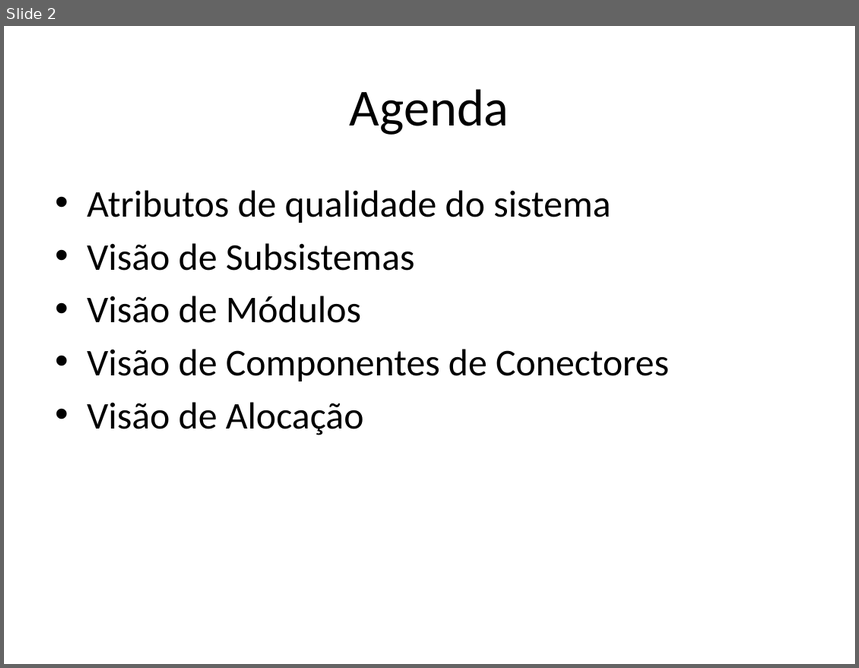
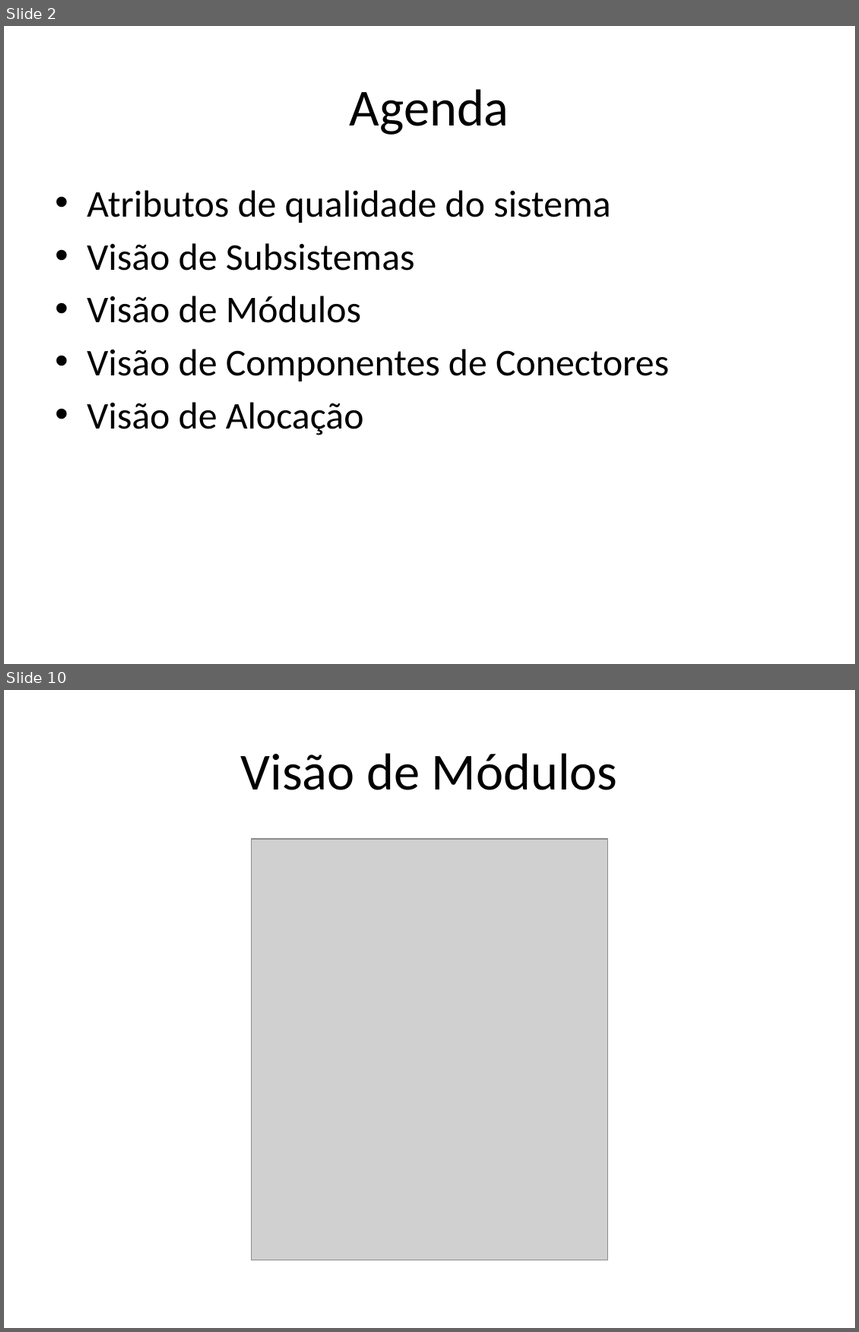
Before and after one commit to amslv/SIGEAS, a slide deck: 01-SISTEMA/02-ANALISE E PROJETO/ARQ-Documento de Arquitetura.pptx. Shown one above the other, each under a label of ours: slide 2 before the commit, slides 2 and 10 after it; the slides between them are not shown. The pictures are 859x668 and 859x1332 pixels, drawn with LibreOffice and Linux fonts; fonts in the diff are those of the drawing; grey boxes stand for pictures. Boxes give left, top, right and bottom in pixels: in the first picture for what was removed or moved away, otherwise in the second. Text is boxed around its words. In the diff, an @@ line names an element or a change of style, - is before the commit and + after.

```diff
--- a/01-SISTEMA/02-ANALISE E PROJETO/ARQ-Documento de Arquitetura.pptx
+++ b/01-SISTEMA/02-ANALISE E PROJETO/ARQ-Documento de Arquitetura.pptx
@@ slide 10 added at [4,690,855,1328], background #FFFFFF @@
@@ title added at [241,753,618,790], 44 pt, text #000000 @@
+Visão de Módulos
@@ picture added at [252,839,608,1260] @@
```
Also in this commit, not shown: 1 slide changed, 9 other slides added, 1 other file.
